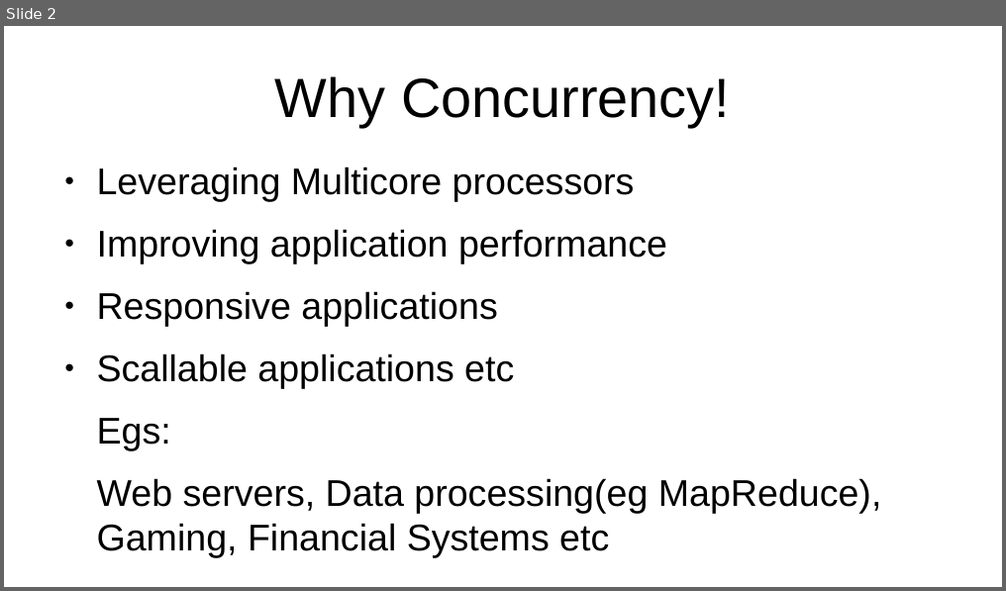
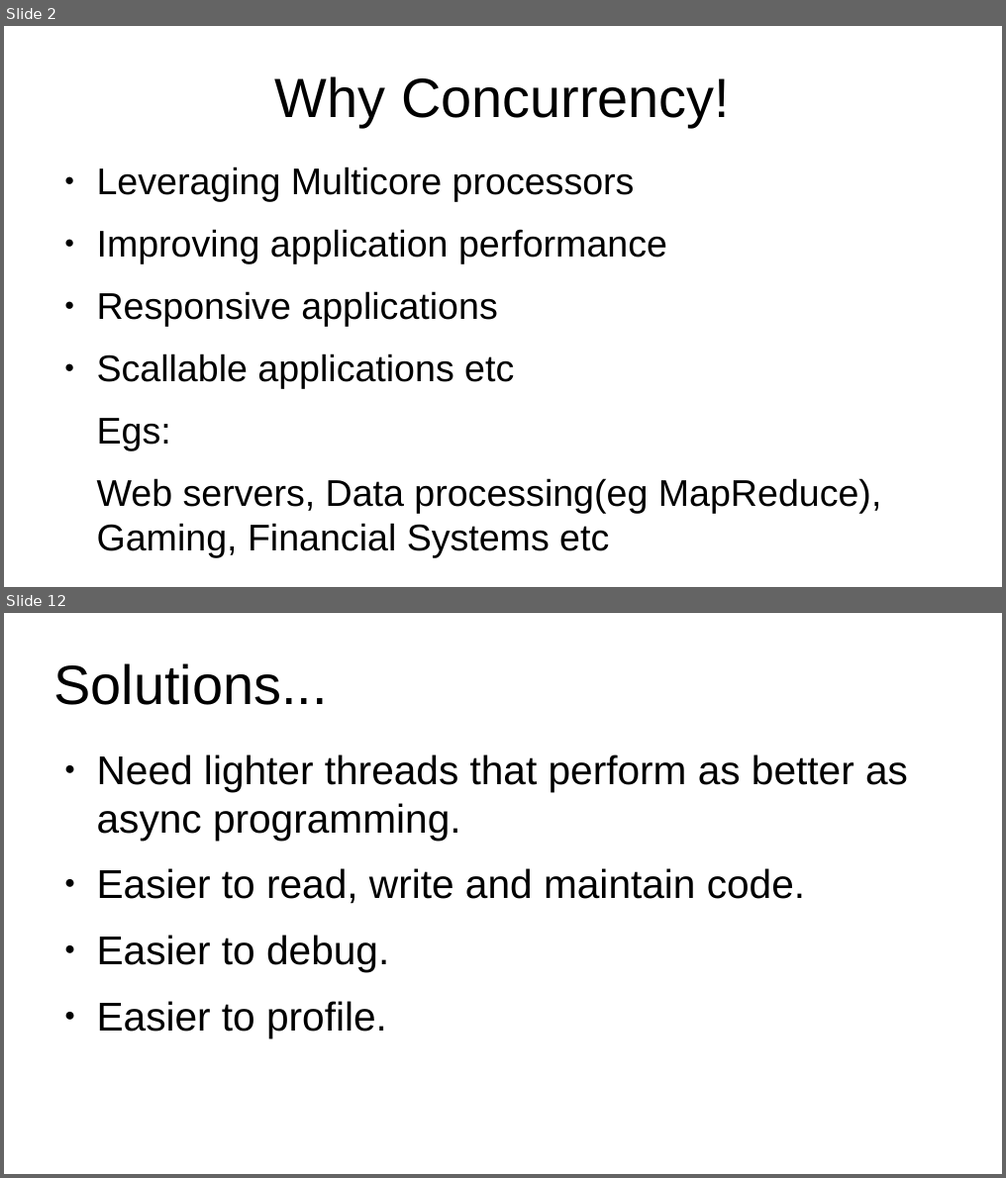
Before and after one commit to muchiri08/saf_concurency_prntn, a slide deck: JavaConcurrency.odp. Shown one above the other, each under a label of ours: slide 2 before the commit, slides 2 and 12 after it; the slides between them are not shown. The pictures are 1006x591 and 1006x1178 pixels, drawn with LibreOffice and Linux fonts; fonts in the diff are those of the drawing. Boxes give left, top, right and bottom in pixels: in the first picture for what was removed or moved away, otherwise in the second. Text is boxed around its words. In the diff, an @@ line names an element or a change of style, - is before the commit and + after.

```diff
--- a/JavaConcurrency.odp
+++ b/JavaConcurrency.odp
@@ slide 12 added at bbox=[4, 613, 1002, 1174], background #FFFFFF @@
@@ title added at bbox=[54, 663, 327, 705], 44 pt, text #000000 @@
+Solutions...
@@ text added at bbox=[97, 755, 908, 1039], 32 pt, text #000000 @@
+● Need lighter threads that perform as better as async programming.
+● Easier to read, write and maintain code.
+● Easier to debug.
+● Easier to profile.
```
Also in this commit, not shown: 11 other slides added, 4 other files.
